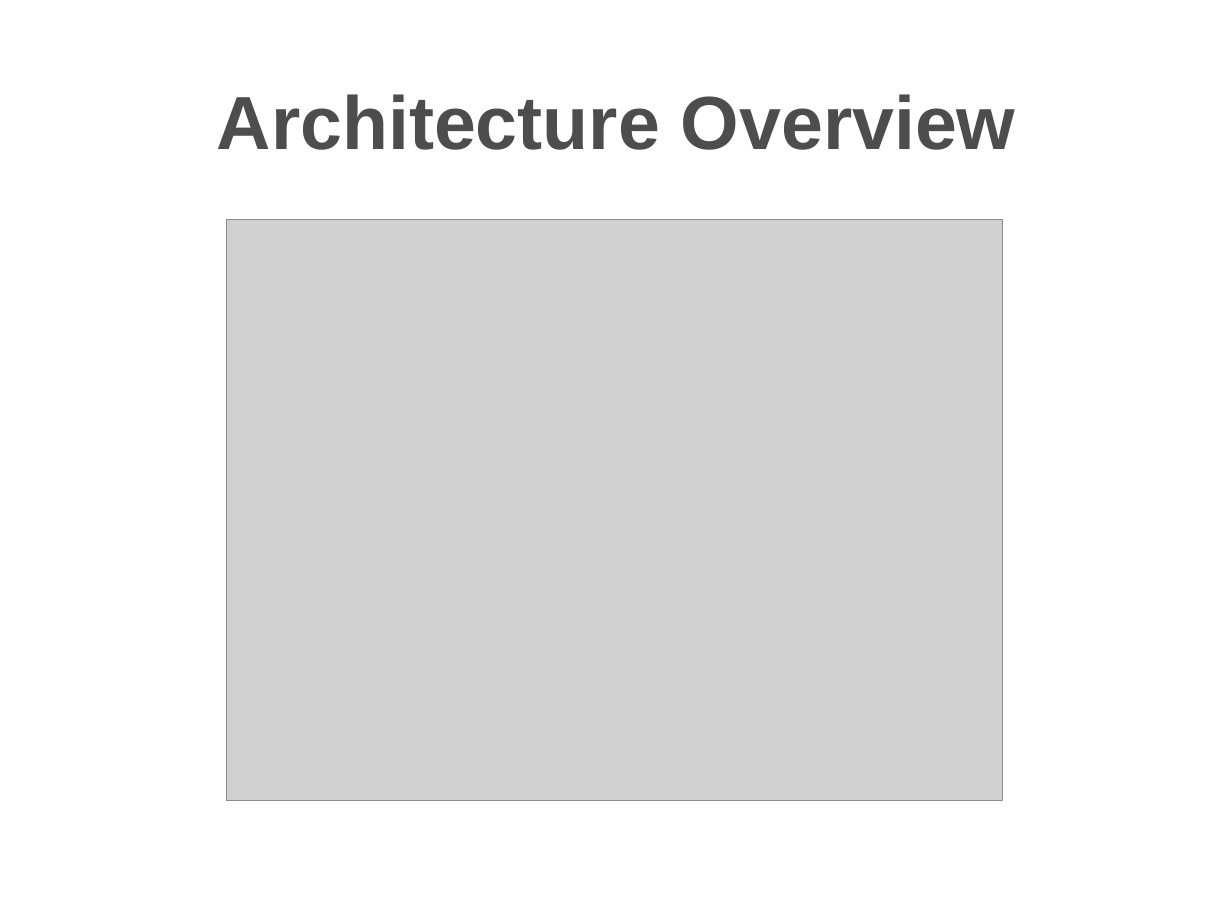
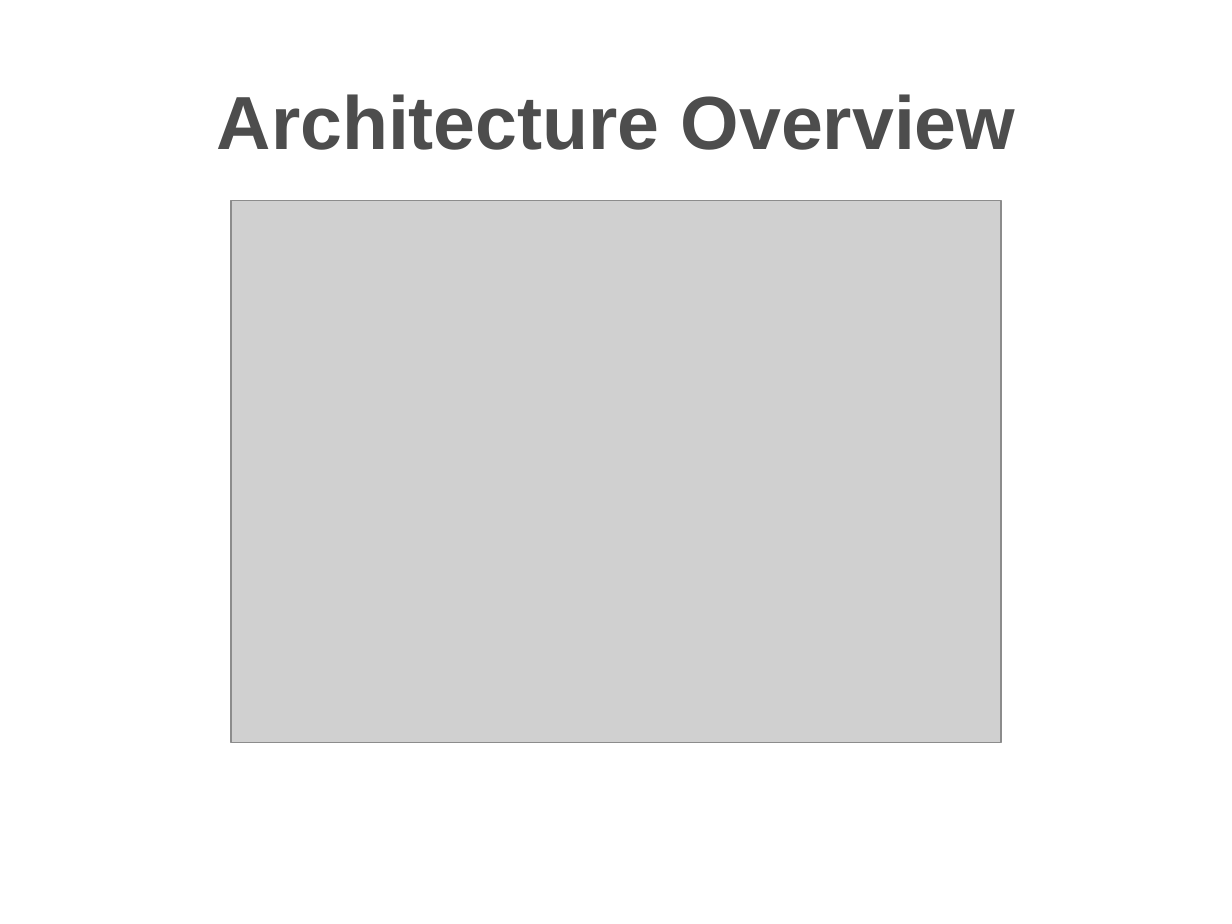
Before and after one commit to hzbarcea/cosmo, a slide deck: slide 20 of src/docs/presentations/apachecon2006.ppt. Drawn at 1232x924 pixels with LibreOffice and Linux fonts; fonts in the diff are those of the drawing; grey boxes stand for pictures; background and template pictures are left out. Boxes give left, top, right and bottom in pixels: in the first picture for what was removed or moved away, otherwise in the second. Text is boxed around its words. In the diff, an @@ line names an element or a change of style, - is before the commit and + after.

```diff
--- a/src/docs/presentations/apachecon2006.ppt
+++ b/src/docs/presentations/apachecon2006.ppt
@@ title "Architecture Overview" at (217,94,1016,150): indent changed; line spacing 52.1pt to 52pt @@
@@ picture: place and size @@
-picture at (227,219,1003,801)
+picture at (232,201,1002,743)
```
Also in this commit, not shown: 29 other slides changed.
